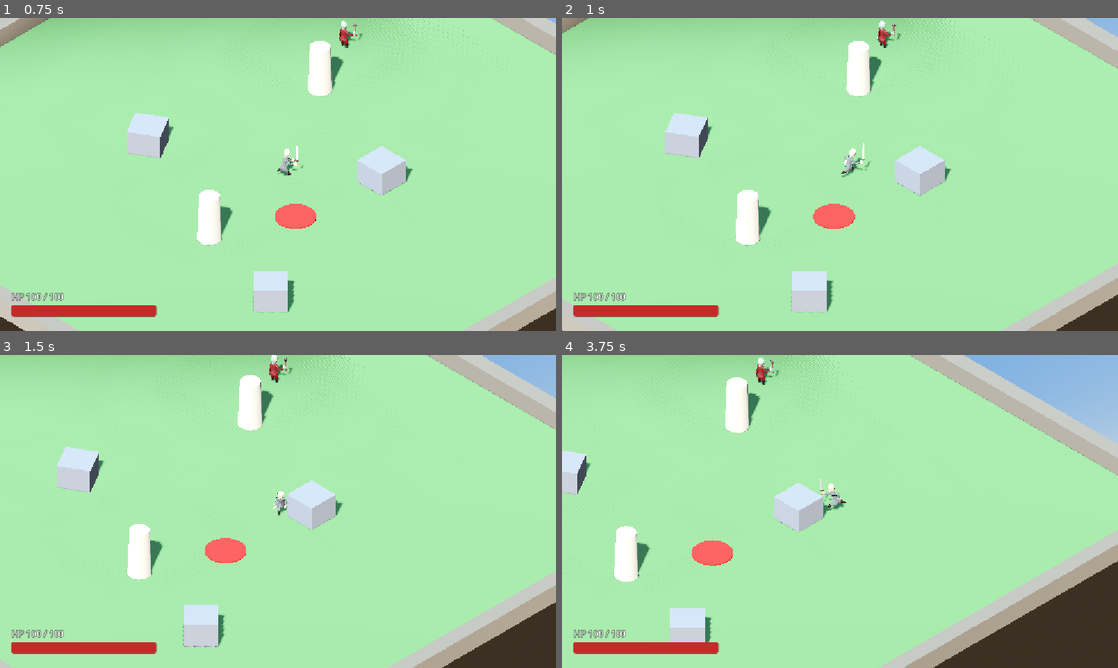
Above: before the commit, frames 1-4 (two rows, left to right).
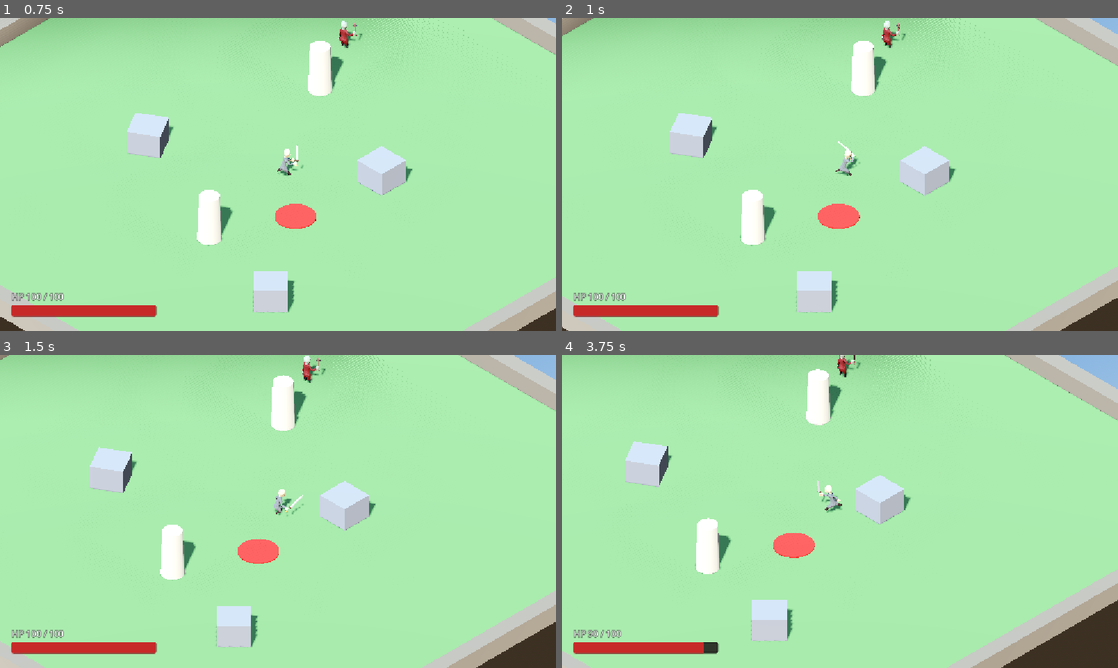
Above: after the commit, the same moments.

Repository: alexrlcz/AetherRPG
Game: Godot game, scene res://scenes/main/main.tscn
Two runs of this game, one before a commit and one after it. Both use one fixed random seed, a clock stepped at 60 frames per second and the inputs below.
Inputs (mouse positions are in pixels of both pictures, inside the frame that each line leads up to):
- Up to frame 1 (0.75 s): tap Enter at 0.5 s; move the mouse to (400, 158) at 0.52 s; hold D (move_right) from 0.53 s (still down); hold Right mouse button (aim) from 0.53 s (still down)
- Up to frame 2 (1 s): keep holding D (move_right); keep holding Right mouse button (aim); click (962, 158) at 0.8 s
- Up to frame 3 (1.5 s): move the mouse to (166, 527) at 1.27 s; release D (move_right) at 1.28 s; release Right mouse button (aim) at 1.28 s; hold S (move_back) from 1.28 s (still down); click (166, 527) at 1.35 s
- Up to frame 4 (3.75 s): right-click (728, 527) at 1.55 s; move the mouse to (895, 442) at 2.02 s; release S (move_back) at 2.03 s; hold D (move_right) 2.03-2.78 s; hold Right mouse button (aim) 2.03-2.78 s; click (895, 442) at 2.3 s; move the mouse to (812, 574) at 2.77 s; hold W (move_forward) 2.78-3.53 s; tap Mouse wheel up (zoom_in) at 2.85 s; right-click (812, 574) at 3.05 s; move the mouse to (1006, 558) at 3.52 s; hold A (move_left) from 3.53 s (still down); hold Mouse wheel down (zoom_out) from 3.53 s (still down)

Frame 1 is identical in both runs. In frame 2, 3.4% of the frame differs, in the area x 0-100%, y 0-100%; in frame 3, 16%; in frame 4, 24%.

Commit message:
Add player sword attack via shared MeleeAttackComponent
- MeleeAttackComponent: wind-up (optional telegraph) -> strike -> recovery,
  syncs the attack animation's impact frame to the end of the wind-up
- Player: left mouse attack (hold to repeat), turns to cursor, facing locked
  and movement slowed to 40% during the swing; 20 damage vs enemy hurtboxes
- Enemy attack moved onto MeleeAttackComponent (configured from stats)
- Enemies switch to chase when damaged while idle (hit aggro)
- Update docs/architecture.md

Co-Authored-By: Claude Opus 5.5 <noreply@anthropic.com>

Diff:
--- a/project.godot
+++ b/project.godot
@@ -51,6 +51,11 @@
 "events": [Object(InputEventMouseButton,"resource_local_to_scene":false,"resource_name":"","device":-1,"window_id":0,"a …(253 unchanged characters)…
 ]
 }
+attack={
+"deadzone": 0.2,
+"events": [Object(InputEventMouseButton,"resource_local_to_scene":false,"resource_name":"","device":-1,"window_id":0,"alt_pressed":false,"shift_pressed":false,"ctrl_pressed":false,"meta_pressed":false,"button_mask":0,"position":Vector2(0, 0),"global_position":Vector2(0, 0),"factor":1.0,"button_index":1,"canceled":false,"pressed":false,"double_click":false,"script":null)
+]
+}
 zoom_in={
 "deadzone": 0.2,
 "events": [Object(InputEventMouseButton,"resource_local_to_scene":false,"resource_name":"","device":-1,"window_id":0,"a …(253 unchanged characters)…
--- a/scenes/enemies/enemy_knight.tscn
+++ b/scenes/enemies/enemy_knight.tscn
@@ -10,6 +10,7 @@
 [ext_resource type="Shader" path="res://shaders/billboard_bar.gdshader" id="8_bar_shader"]
 [ext_resource type="PackedScene" path="res://assets/characters/knight/KnightCharacter.fbx" id="9_knight"]
 [ext_resource type="PackedScene" path="res://assets/equipment/Club.fbx" id="10_club"]
+[ext_resource type="Script" path="res://scripts/components/melee_attack_component.gd" id="11_melee"]
 
 [sub_resource type="CapsuleShape3D" id="Shape_body"]
 radius = 0.4
@@ -45,17 +46,15 @@
 material = SubResource("Mat_bar")
 size = Vector2(1.0, 0.13)
 
-[node name="EnemyKnight" type="CharacterBody3D" node_paths=PackedStringArray("health", "nav_agent", "attack_hitbox", "hurtbox", "telegraph", "animator") groups=["enemies"]]
+[node name="EnemyKnight" type="CharacterBody3D" node_paths=PackedStringArray("health", "nav_agent", "hurtbox", "melee") groups=["enemies"]]
 collision_layer = 4
 collision_mask = 3
 script = ExtResource("1_ctrl")
 stats = ExtResource("2_stats")
 health = NodePath("HealthComponent")
 nav_agent = NodePath("NavigationAgent3D")
-attack_hitbox = NodePath("AttackHitbox")
 hurtbox = NodePath("Hurtbox")
-telegraph = NodePath("Telegraph")
-animator = NodePath("Animator")
+melee = NodePath("MeleeAttack")
 
 [node name="CollisionShape3D" type="CollisionShape3D" parent="."]
 transform = Transform3D(1, 0, 0, 0, 1, 0, 0, 0, 1, 0, 0.9, 0)
@@ -129,3 +128,11 @@
 health = NodePath("../HealthComponent")
 animation_player = NodePath("../Visual/Model/AnimationPlayer")
 run_reference_speed = 4.5
+
+[node name="MeleeAttack" type="Node" parent="." node_paths=PackedStringArray("hitbox", "animator", "telegraph")]
+script = ExtResource("11_melee")
+hitbox = NodePath("../AttackHitbox")
+animator = NodePath("../Animator")
+telegraph = NodePath("../Telegraph")
+animation = &"HumanArmature|swordAttackJump"
+animation_strike_time = 0.5
--- a/scenes/player/player.tscn
+++ b/scenes/player/player.tscn
@@ -6,16 +6,22 @@
 [ext_resource type="PackedScene" path="res://assets/characters/knight/KnightCharacter.fbx" id="4_knight"]
 [ext_resource type="PackedScene" path="res://assets/equipment/Sword.fbx" id="5_sword"]
 [ext_resource type="Script" path="res://scripts/characters/character_animator.gd" id="6_anim"]
+[ext_resource type="Script" path="res://scripts/components/hitbox_component.gd" id="7_hitbox"]
+[ext_resource type="Script" path="res://scripts/components/melee_attack_component.gd" id="8_melee"]
 
 [sub_resource type="CapsuleShape3D" id="CapsuleShape3D_body"]
 radius = 0.4
 height = 1.8
 
-[node name="Player" type="CharacterBody3D" node_paths=PackedStringArray("health") groups=["player"]]
+[sub_resource type="BoxShape3D" id="Shape_attack"]
+size = Vector3(1.6, 1.6, 1.8)
+
+[node name="Player" type="CharacterBody3D" node_paths=PackedStringArray("health", "melee") groups=["player"]]
 collision_layer = 2
 collision_mask = 5
 script = ExtResource("1_ctrl")
 health = NodePath("HealthComponent")
+melee = NodePath("MeleeAttack")
 
 [node name="CollisionShape3D" type="CollisionShape3D" parent="."]
 transform = Transform3D(1, 0, 0, 0, 1, 0, 0, 0, 1, 0, 0.9, 0)
@@ -47,8 +53,29 @@
 transform = Transform3D(1, 0, 0, 0, 1, 0, 0, 0, 1, 0, 0.9, 0)
 shape = SubResource("CapsuleShape3D_body")
 
+[node name="AttackHitbox" type="Area3D" parent="."]
+collision_layer = 0
+collision_mask = 16
+monitorable = false
+script = ExtResource("7_hitbox")
+
+[node name="CollisionShape3D" type="CollisionShape3D" parent="AttackHitbox"]
+transform = Transform3D(1, 0, 0, 0, 1, 0, 0, 0, 1, 0, 0.8, -1)
+shape = SubResource("Shape_attack")
+
 [node name="Animator" type="Node" parent="." node_paths=PackedStringArray("body", "health", "animation_player")]
 script = ExtResource("6_anim")
 body = NodePath("..")
 health = NodePath("../HealthComponent")
 animation_player = NodePath("../Visual/Model/AnimationPlayer")
+
+[node name="MeleeAttack" type="Node" parent="." node_paths=PackedStringArray("hitbox", "animator")]
+script = ExtResource("8_melee")
+hitbox = NodePath("../AttackHitbox")
+animator = NodePath("../Animator")
+damage = 20
+windup = 0.3
+strike_duration = 0.12
+recovery = 0.25
+animation = &"HumanArmature|Run_swordAttack"
+animation_strike_time = 0.3
--- /dev/null
+++ b/scripts/components/melee_attack_component.gd
@@ -0,0 +1,97 @@
+class_name MeleeAttackComponent
+extends Node
+## Runs one melee attack: wind-up -> strike (hitbox live) -> recovery.
+## Used by both the player and enemies; the owner decides when to call start()
+## and handles facing/movement while is_busy().
+
+signal started
+## The hitbox became live.
+signal struck
+## Recovery ended; a new attack can start.
+signal finished
+
+enum Phase { READY, WINDUP, STRIKE, RECOVERY }
+
+@export var hitbox: HitboxComponent
+@export var animator: CharacterAnimator
+## Optional ground marker shown during wind-up; its Z scale grows from 0 to 1.
+@export var telegraph: Node3D
+
+@export_group("Timing")
+@export var damage: int = 10
+@export var windup: float = 0.3
+@export var strike_duration: float = 0.12
+@export var recovery: float = 0.3
+
+@export_group("Animation")
+@export var animation: StringName = &""
+## Seconds into `animation` where the blow visually lands; playback speed is
+## set so that moment coincides with the end of the wind-up.
+@export var animation_strike_time: float = 0.3
+
+var phase: Phase = Phase.READY
+var phase_time: float = 0.0
+
+
+func _ready() -> void:
+	hitbox.active = false
+	if telegraph:
+		telegraph.hide()
+
+
+func is_busy() -> bool:
+	return phase != Phase.READY
+
+
+## Starts an attack. Returns false if one is already in progress.
+func start() -> bool:
+	if is_busy():
+		return false
+	hitbox.damage = damage
+	_enter(Phase.WINDUP)
+	if telegraph:
+		telegraph.scale = Vector3(1.0, 1.0, 0.01)
+		telegraph.show()
+	if animator and animation != &"":
+		var speed := animation_strike_time / windup if windup > 0.0 else 1.0
+		animator.play_action(animation, speed)
+	started.emit()
+	return true
+
+
+## Aborts the attack immediately (e.g. on death). Does not emit `finished`.
+func cancel() -> void:
+	hitbox.active = false
+	if telegraph:
+		telegraph.hide()
+	_enter(Phase.READY)
+
+
+func _physics_process(delta: float) -> void:
+	if phase == Phase.READY:
+		return
+	phase_time += delta
+	match phase:
+		Phase.WINDUP:
+			if telegraph:
+				var progress := clampf(phase_time / maxf(windup, 0.001), 0.01, 1.0)
+				telegraph.scale = Vector3(1.0, 1.0, progress)
+			if phase_time >= windup:
+				_enter(Phase.STRIKE)
+				if telegraph:
+					telegraph.hide()
+				hitbox.active = true
+				struck.emit()
+		Phase.STRIKE:
+			if phase_time >= strike_duration:
+				_enter(Phase.RECOVERY)
+				hitbox.active = false
+		Phase.RECOVERY:
+			if phase_time >= recovery:
+				_enter(Phase.READY)
+				finished.emit()
+
+
+func _enter(new_phase: Phase) -> void:
+	phase = new_phase
+	phase_time = 0.0
--- a/scripts/enemies/enemy_controller.gd
+++ b/scripts/enemies/enemy_controller.gd
@@ -6,27 +6,15 @@
 ## NavigationAgent3D on the baked navigation mesh. Numbers come from `stats`.
 
 signal state_changed(new_state: State)
-## Emitted when the wind-up (telegraph) begins.
-signal attack_started
-## Emitted when the hitbox becomes live.
-signal attack_struck
 
 enum State { IDLE, CHASE, ATTACK, DEAD }
-enum AttackPhase { WINDUP, STRIKE, RECOVERY }
 
 @export var stats: EnemyStats
 @export var health: HealthComponent
 @export var nav_agent: NavigationAgent3D
-@export var attack_hitbox: HitboxComponent
 @export var hurtbox: HurtboxComponent
-## Ground marker shown during wind-up; scaled along Z from 0 to 1.
-@export var telegraph: Node3D
-@export var animator: CharacterAnimator
-
-@export_group("Attack animation")
-@export var attack_animation: StringName = &"HumanArmature|swordAttackJump"
-## Seconds into `attack_animation` where the blow visually lands.
-@export var attack_animation_strike_time: float = 0.5
+## Runs the telegraphed attack; its timing and damage are set from `stats`.
+@export var melee: MeleeAttackComponent
 
 @export_group("Navigation")
 ## How often the chase path is recomputed.
@@ -38,8 +26,6 @@
 var target: Node3D
 var facing_direction: Vector3 = Vector3.FORWARD
 
-var _attack_phase: AttackPhase = AttackPhase.WINDUP
-var _phase_time: float = 0.0
 var _repath_timer: float = 0.0
 var _home: Vector3
 var _gravity: float = ProjectSettings.get_setting("physics/3d/default_gravity")
@@ -48,9 +34,11 @@
 func _ready() -> void:
 	health.max_health = stats.max_health
 	health.died.connect(_on_died)
-	attack_hitbox.damage = stats.attack_damage
-	attack_hitbox.active = false
-	telegraph.hide()
+	health.damaged.connect(_on_damaged)
+	melee.damage = stats.attack_damage
+	melee.windup = stats.attack_windup
+	melee.strike_duration = stats.attack_strike_duration
+	melee.recovery = stats.attack_recovery
 	_home = global_position
 	facing_direction = -global_basis.z
 
@@ -66,7 +54,7 @@
 		State.CHASE:
 			move_dir = _process_chase(delta)
 		State.ATTACK:
-			_process_attack(delta)
+			_process_attack()
 
 	_apply_movement(move_dir, delta)
 	_apply_rotation(delta)
@@ -97,40 +85,18 @@
 
 
 func _start_attack() -> void:
-	_set_state(State.ATTACK)
-	_attack_phase = AttackPhase.WINDUP
-	_phase_time = 0.0
 	# Lock facing at the start so the player can sidestep the blow.
 	var to_target := _flat(target.global_position - global_position)
 	if to_target.length_squared() > 0.0001:
 		facing_direction = to_target.normalized()
 		rotation.y = _yaw_for(facing_direction)
-	telegraph.scale = Vector3(1.0, 1.0, 0.01)
-	telegraph.show()
-	animator.play_action(attack_animation, attack_animation_strike_time / stats.attack_windup)
-	attack_started.emit()
+	if melee.start():
+		_set_state(State.ATTACK)
 
 
-func _process_attack(delta: float) -> void:
-	_phase_time += delta
-	match _attack_phase:
-		AttackPhase.WINDUP:
-			var progress := clampf(_phase_time / stats.attack_windup, 0.01, 1.0)
-			telegraph.scale = Vector3(1.0, 1.0, progress)
-			if _phase_time >= stats.attack_windup:
-				_attack_phase = AttackPhase.STRIKE
-				_phase_time = 0.0
-				telegraph.hide()
-				attack_hitbox.active = true
-				attack_struck.emit()
-		AttackPhase.STRIKE:
-			if _phase_time >= stats.attack_strike_duration:
-				_attack_phase = AttackPhase.RECOVERY
-				_phase_time = 0.0
-				attack_hitbox.active = false
-		AttackPhase.RECOVERY:
-			if _phase_time >= stats.attack_recovery:
-				_set_state(State.CHASE if _target_alive() else State.IDLE)
+func _process_attack() -> void:
+	if not melee.is_busy():
+		_set_state(State.CHASE if _target_alive() else State.IDLE)
 
 
 func _navigate_to(point: Vector3) -> Vector3:
@@ -177,12 +143,17 @@
 
 func _on_died() -> void:
 	_set_state(State.DEAD)
-	attack_hitbox.active = false
-	telegraph.hide()
+	melee.cancel()
 	velocity = Vector3.ZERO
 	# Corpse: no longer blocks movement or receives hits.
 	collision_layer = 0
 	hurtbox.set_deferred("monitorable", false)
+
+
+func _on_damaged(_amount: int, _source: Node) -> void:
+	# Getting hit reveals the attacker, even outside detection range.
+	if state == State.IDLE and _target_alive():
+		_set_state(State.CHASE)
 
 
 func _target_alive() -> bool:
--- a/scripts/player/player_controller.gd
+++ b/scripts/player/player_controller.gd
@@ -1,11 +1,13 @@
 class_name PlayerController
 extends CharacterBody3D
-## Player movement: WASD locomotion with optional mouse aiming.
+## Player movement and input: WASD locomotion, mouse aiming, melee attack.
 ##
 ## WASD is always screen-relative (W = up the screen).
 ## - Not aiming: the character turns to face its movement direction.
 ## - Holding "aim" (right mouse): the character keeps facing the mouse cursor
 ##   while moving, so it can walk backwards or strafe.
+## - "attack" (left mouse, hold to repeat): turns toward the cursor and swings.
+##   Facing is locked and movement slowed until the swing recovers.
 
 signal aim_started
 signal aim_stopped
@@ -17,6 +19,9 @@
 @export var turn_speed: float = 14.0
 ## When this reaches zero, player input is disabled.
 @export var health: HealthComponent
+@export var melee: MeleeAttackComponent
+## Movement speed multiplier while an attack is in progress.
+@export var attack_move_multiplier: float = 0.4
 
 var is_aiming: bool = false
 var is_dead: bool = false
@@ -39,10 +44,18 @@
 
 	_update_aim_state()
 
+	if melee and Input.is_action_pressed("attack") and not melee.is_busy():
+		_start_attack()
+	var attacking := melee != null and melee.is_busy()
+
 	var input := Input.get_vector("move_left", "move_right", "move_forward", "move_back")
 	var move_dir := _camera_relative_direction(input)
+	if attacking:
+		move_dir *= attack_move_multiplier
 
-	if is_aiming:
+	if attacking:
+		pass  # Facing stays locked for the whole swing.
+	elif is_aiming:
 		var aim_dir := get_aim_direction_at(get_viewport().get_mouse_position())
 		if aim_dir != Vector3.ZERO:
 			facing_direction = aim_dir
@@ -54,8 +67,18 @@
 	move_and_slide()
 
 
+func _start_attack() -> void:
+	var aim_dir := get_aim_direction_at(get_viewport().get_mouse_position())
+	if aim_dir != Vector3.ZERO:
+		facing_direction = aim_dir
+		rotation.y = atan2(-aim_dir.x, -aim_dir.z)
+	melee.start()
+
+
 func _on_died() -> void:
 	is_dead = true
+	if melee:
+		melee.cancel()
 	if is_aiming:
 		is_aiming = false
 		aim_stopped.emit()
Not shown, added: scripts/components/melee_attack_component.gd.uid
Not shown, changed: docs/architecture.md
